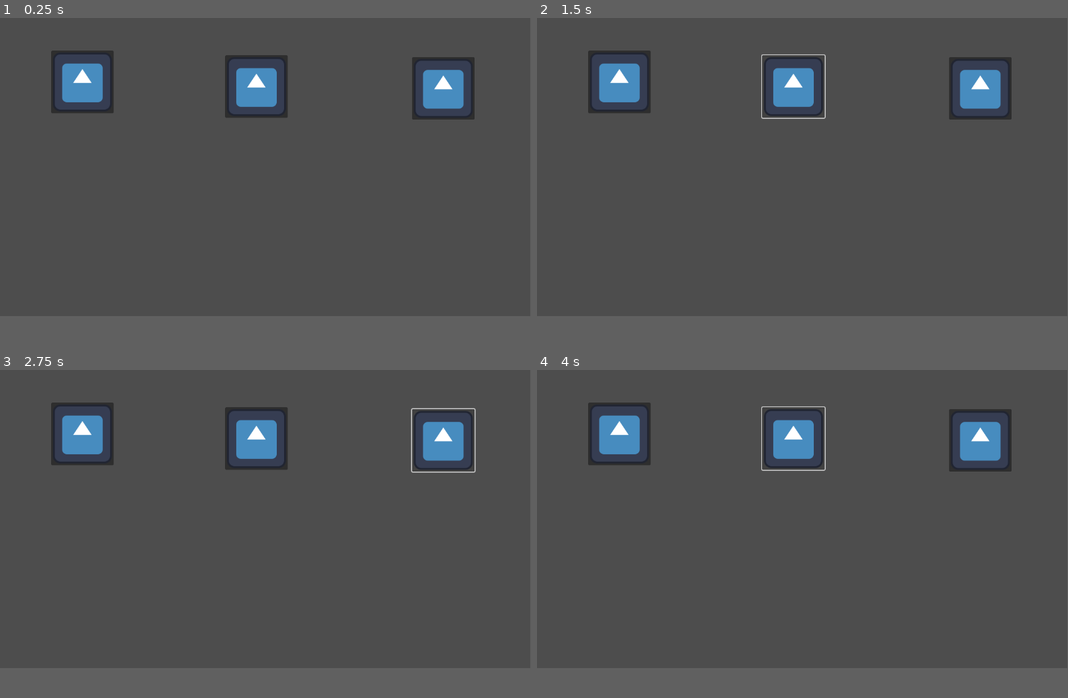
Above: before the commit, frames 1-4 (two rows, left to right).
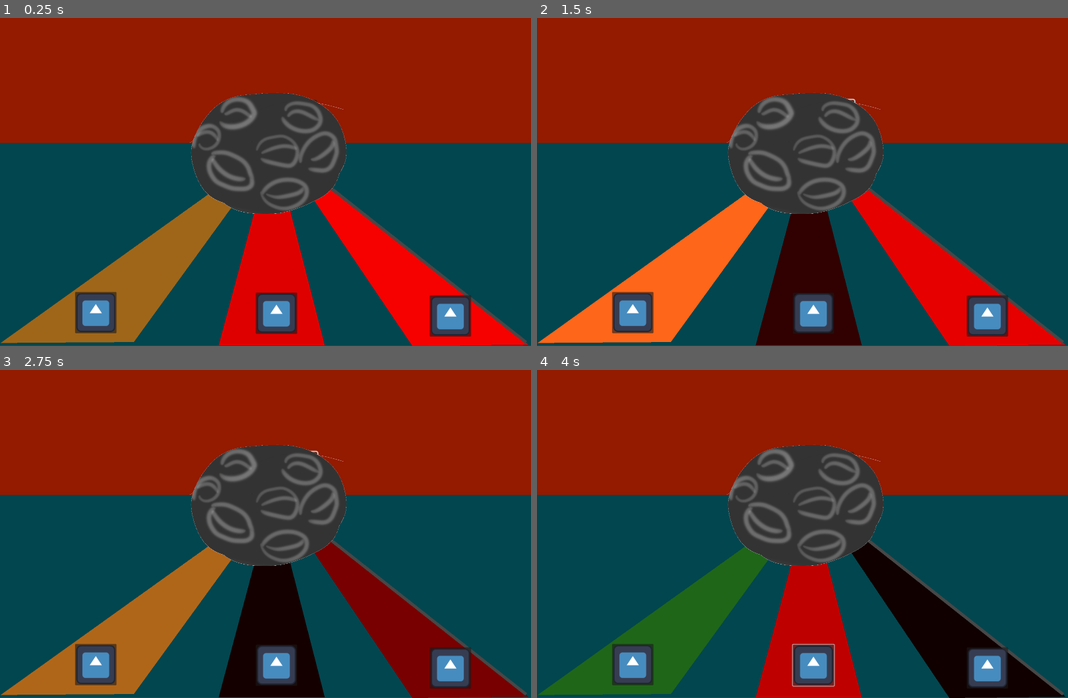
Above: after the commit, the same moments.

Repository: Pablo7776/AXION
Game: Godot game, scene res://escenas/ejemploBasico.tscn
Same seed, same stepped clock (60 frames per second), same inputs: the game is played once before the commit and once after it. The engine's default icon, where the game draws it, is replaced by a stand-in: a white triangle on a blue panel in a dark square.
Inputs (mouse positions are in pixels of both pictures, inside the frame that each line leads up to; where the layout moved, square brackets give the same spot in the first picture):
- Up to frame 1 (0.25 s): no input
- Up to frame 2 (1.5 s): click (813, 129) [621, 80] at 0.5 s; click (558, 149) [791, 86] at 1.25 s
- Up to frame 3 (2.75 s): click (398, 576) [440, 438] at 2 s
- Up to frame 4 (4 s): click (632, 638) [791, 438] at 2.75 s; click (813, 638) [791, 438] at 3.5 s
In our replay, the window is 799x449 before the commit and 800x494 after it. These sizes can differ from the game's own. Grey fills any space a smaller window leaves; there, only what the larger window draws over its background counts as a difference.

The runs differ from the first frame. In frame 1, 92% of the frame differs, in the area x 0-100%, y 0-100%; in frame 2, 92%; in frame 3, 92%; in frame 4, 92%.

Commit message:
prototipo2

Diff:
--- /dev/null
+++ b/PROTOTIPO2/escenas/Bolita.tscn
@@ -0,0 +1,16 @@
+[gd_scene load_steps=4 format=3 uid="uid://bsmscx8441l7t"]
+
+[ext_resource type="Script" uid="uid://0ugwblm3fuf1" path="res://PROTOTIPO2/scripts/bolitas.gd" id="1_apfb5"]
+[ext_resource type="Texture2D" uid="uid://dq174apvbno6h" path="res://icon.svg" id="2_nh0e5"]
+
+[sub_resource type="CircleShape2D" id="CircleShape2D_1v6jn"]
+radius = 39.2046
+
+[node name="Bolita" type="Area2D"]
+script = ExtResource("1_apfb5")
+
+[node name="CollisionShape2D" type="CollisionShape2D" parent="."]
+shape = SubResource("CircleShape2D_1v6jn")
+
+[node name="Sprite2D" type="Sprite2D" parent="."]
+texture = ExtResource("2_nh0e5")
--- /dev/null
+++ b/PROTOTIPO2/escenas/main.tscn
@@ -0,0 +1,33 @@
+[gd_scene load_steps=5 format=3 uid="uid://ifprnft5fay1"]
+
+[ext_resource type="Script" uid="uid://bjgw13kbaumtk" path="res://PROTOTIPO2/scripts/main.gd" id="1_7ngdm"]
+[ext_resource type="Texture2D" uid="uid://dq174apvbno6h" path="res://icon.svg" id="2_qjvgp"]
+[ext_resource type="AudioStream" uid="uid://bphxavhbwt5eh" path="res://assets/425556__t_roy_920__rock-808-beat.mp3" id="3_ww5mo"]
+
+[sub_resource type="RectangleShape2D" id="RectangleShape2D_h0ro7"]
+size = Vector2(1267, 153)
+
+[node name="Main" type="Node2D"]
+script = ExtResource("1_7ngdm")
+
+[node name="Spawner" type="Marker2D" parent="."]
+position = Vector2(1000, 100)
+
+[node name="Linea" type="Area2D" parent="."]
+
+[node name="CollisionShape2D" type="CollisionShape2D" parent="Linea"]
+position = Vector2(1074, 849)
+shape = SubResource("RectangleShape2D_h0ro7")
+
+[node name="Sprite2D" type="Sprite2D" parent="Linea"]
+position = Vector2(1066, 851)
+scale = Vector2(9.85547, 1.17969)
+texture = ExtResource("2_qjvgp")
+
+[node name="Bolitas" type="Node2D" parent="."]
+
+[node name="Timer" type="Timer" parent="."]
+wait_time = 0.8
+
+[node name="Musica" type="AudioStreamPlayer2D" parent="."]
+stream = ExtResource("3_ww5mo")
--- /dev/null
+++ b/PROTOTIPO2/scripts/bolitas.gd
@@ -0,0 +1,11 @@
+extends Area2D
+
+@export var speed: float = 400.0
+
+func _ready():
+	add_to_group("bolita")  # para identificarla luego
+
+func _process(delta):
+	position.y += speed * delta
+	if position.y > 2000:  # elimínala si baja mucho
+		queue_free()
--- /dev/null
+++ b/PROTOTIPO2/scripts/main.gd
@@ -0,0 +1,49 @@
+extends Node2D
+
+@onready var spawner = $Spawner
+@onready var timer = $Timer
+@onready var bolitas_contenedor = $Bolitas
+@onready var musica = $Musica
+@onready var linea = $Linea
+
+var bolita_scene := preload("res://PROTOTIPO2/escenas/Bolita.tscn")
+var bolitas_en_linea := []
+
+func _ready():
+	# conectar señales
+	timer.timeout.connect(Callable(self, "_on_timer_timeout"))
+	linea.area_entered.connect(Callable(self, "_on_linea_area_entered"))
+	linea.area_exited.connect(Callable(self, "_on_linea_area_exited"))
+
+	# arrancar spawner y música (si hay)
+	timer.start()
+	if musica.stream:
+		musica.play()
+
+func _on_timer_timeout():
+	var bolita = bolita_scene.instantiate()
+	# usar posición global del spawner para que coincida con la cámara/escala
+	bolita.global_position = spawner.global_position
+	bolitas_contenedor.add_child(bolita)
+
+func _on_linea_area_entered(area):
+	# area es el Area2D que entró en la línea (esperamos que sea una 'bolita')
+	if area.is_in_group("bolita"):
+		# prevenir duplicados
+		if not (area in bolitas_en_linea):
+			bolitas_en_linea.append(area)
+
+func _on_linea_area_exited(area):
+	if area in bolitas_en_linea:
+		bolitas_en_linea.erase(area)
+
+func _input(event):
+	if event.is_action_pressed("hit"):
+		if bolitas_en_linea.size() > 0:
+			# acierta la primera (podés afinar la lógica: el más cercano, el más nuevo, etc.)
+			var target = bolitas_en_linea[0]
+			target.queue_free()
+			bolitas_en_linea.erase(target)
+			print("¡ACIERTAS!")
+		else:
+			print("MISS")
--- a/escenas/ejemploBasico.tscn
+++ b/escenas/ejemploBasico.tscn
@@ -1,38 +1,31 @@
-[gd_scene load_steps=4 format=3 uid="uid://bsau8jswy76la"]
+[gd_scene load_steps=5 format=3 uid="uid://bsau8jswy76la"]
 
 [ext_resource type="Script" uid="uid://b4jvm64bxbuyi" path="res://scripts/ejemplo_basico.gd" id="1_xkqc8"]
 [ext_resource type="Texture2D" uid="uid://dq174apvbno6h" path="res://icon.svg" id="2_4expk"]
 [ext_resource type="AudioStream" uid="uid://bphxavhbwt5eh" path="res://assets/425556__t_roy_920__rock-808-beat.mp3" id="3_4expk"]
+[ext_resource type="Texture2D" uid="uid://ddbjwtdmmrndy" path="res://assets/png boceto basico del mimido.png" id="4_kc1pj"]
 
 [node name="Control" type="Control"]
 layout_mode = 3
 anchors_preset = 0
-offset_right = 1153.0
-offset_bottom = 650.0
+offset_right = 1743.0
+offset_bottom = 1093.0
 script = ExtResource("1_xkqc8")
 
-[node name="Button" type="Button" parent="."]
+[node name="Button6" type="Button" parent="."]
 layout_mode = 0
-offset_left = 111.0
-offset_top = 71.0
-offset_right = 247.0
-offset_bottom = 207.0
-icon = ExtResource("2_4expk")
-
-[node name="Button2" type="Button" parent="."]
-layout_mode = 0
-offset_left = 489.0
-offset_top = 81.0
-offset_right = 625.0
-offset_bottom = 217.0
+offset_left = 8.0
+offset_top = 405.0
+offset_right = 144.0
+offset_bottom = 541.0
 icon = ExtResource("2_4expk")
 
 [node name="Button3" type="Button" parent="."]
 layout_mode = 0
-offset_left = 895.0
-offset_top = 85.0
-offset_right = 1031.0
-offset_bottom = 221.0
+offset_left = 1245.0
+offset_top = 686.0
+offset_right = 1381.0
+offset_bottom = 822.0
 icon = ExtResource("2_4expk")
 
 [node name="AudioStreamPlayer" type="AudioStreamPlayer" parent="."]
@@ -46,6 +39,81 @@
 stream = ExtResource("3_4expk")
 pitch_scale = 1.75
 
+[node name="ColorRect" type="ColorRect" parent="."]
+layout_mode = 0
+offset_left = -74.0
+offset_right = 2058.0
+offset_bottom = 413.0
+color = Color(0.581292, 0.101683, 4.81308e-08, 1)
+
+[node name="ColorRect2" type="ColorRect" parent="."]
+layout_mode = 0
+offset_left = -68.0
+offset_top = 412.0
+offset_right = 2064.0
+offset_bottom = 1079.0
+color = Color(0.00830946, 0.275209, 0.310092, 1)
+
+[node name="Polygon2D" type="Polygon2D" parent="ColorRect2"]
+polygon = PackedVector2Array(977, 8, 70, 658, 508, 655)
+
+[node name="Polygon2D2" type="Polygon2D" parent="ColorRect2"]
+position = Vector2(68, -412)
+color = Color(0.760999, 0.760999, 0.760999, 1)
+polygon = PackedVector2Array(905, 411, 1738, 1076, 1356, 1080)
+
+[node name="Polygon2D3" type="Polygon2D" parent="ColorRect2"]
+position = Vector2(96.528, -405.332)
+scale = Vector2(0.959808, 0.983776)
+polygon = PackedVector2Array(905, 411, 719.386, 1089, 1083, 1089)
+
+[node name="Line2D" type="Line2D" parent="."]
+visible = false
+points = PackedVector2Array(907, 415, 0, 1078)
+default_color = Color(0.309385, 0.309385, 0.309385, 1)
+
+[node name="Button" type="Button" parent="."]
+layout_mode = 0
+offset_left = 771.0
+offset_top = 270.0
+offset_right = 907.0
+offset_bottom = 406.0
+scale = Vector2(2, 2)
+icon = ExtResource("2_4expk")
+
+[node name="Line2D2" type="Line2D" parent="."]
+points = PackedVector2Array(905, 415, 1730, 1068)
+default_color = Color(0.277528, 0.277528, 0.277528, 1)
+
+[node name="Button2" type="Button" parent="Line2D2"]
+offset_left = 247.0
+offset_top = 902.0
+offset_right = 383.0
+offset_bottom = 1038.0
+icon = ExtResource("2_4expk")
+
+[node name="Button4" type="Button" parent="Line2D2"]
+offset_left = 841.0
+offset_top = 904.0
+offset_right = 977.0
+offset_bottom = 1040.0
+icon = ExtResource("2_4expk")
+
+[node name="Button5" type="Button" parent="Line2D2"]
+offset_left = 1413.0
+offset_top = 913.0
+offset_right = 1549.0
+offset_bottom = 1049.0
+icon = ExtResource("2_4expk")
+
+[node name="Sprite2D" type="Sprite2D" parent="."]
+position = Vector2(882, 446)
+scale = Vector2(0.242281, 0.235079)
+texture = ExtResource("4_kc1pj")
+
+[connection signal="pressed" from="Button6" to="." method="_on_button_2_pressed"]
+[connection signal="pressed" from="Button3" to="." method="_on_button_3_pressed"]
 [connection signal="pressed" from="Button" to="." method="_on_button_pressed"]
-[connection signal="pressed" from="Button2" to="." method="_on_button_2_pressed"]
-[connection signal="pressed" from="Button3" to="." method="_on_button_3_pressed"]
+[connection signal="pressed" from="Line2D2/Button2" to="." method="_on_button_2_pressed"]
+[connection signal="pressed" from="Line2D2/Button4" to="." method="_on_button_2_pressed"]
+[connection signal="pressed" from="Line2D2/Button5" to="." method="_on_button_2_pressed"]
--- a/project.godot
+++ b/project.godot
@@ -15,6 +15,26 @@
 config/features=PackedStringArray("4.4", "GL Compatibility")
 config/icon="res://icon.svg"
 
+[display]
+
+window/size/viewport_width=1746
+window/size/viewport_height=1080
+window/size/mode=3
+window/size/borderless=true
+window/size/window_width_override=1746
+window/size/window_height_override=1080
+window/frame_pacing/android/enable_frame_pacing=false
+window/stretch/mode="viewport"
+window/stretch/scale_mode="integer"
+
+[input]
+
+hit={
+"deadzone": 0.2,
+"events": [Object(InputEventKey,"resource_local_to_scene":false,"resource_name":"","device":-1,"window_id":0,"alt_pressed":false,"shift_pressed":false,"ctrl_pressed":false,"meta_pressed":false,"pressed":false,"keycode":0,"physical_keycode":32,"key_label":0,"unicode":32,"location":0,"echo":false,"script":null)
+]
+}
+
 [rendering]
 
 renderer/rendering_method="gl_compatibility"
--- a/scripts/ejemplo_basico.gd
+++ b/scripts/ejemplo_basico.gd
@@ -1,17 +1,52 @@
 extends Control
-
 
 @onready var audio_do = $AudioStreamPlayer
 @onready var audio_re = $AudioStreamPlayer2
 @onready var audio_mi = $AudioStreamPlayer3
 
+var r = 1.0
+var g = 0.4
+var b = 0.1
+
+var r2 = 1.0
+var g2 = 0.0
+var b2 = 0.0
+
+var r3 = 1.0
+var g3 = 0.0
+var b3 = 0.0
+
+var poly1
+var poly2
+var poly3
+
+var tiempo = 0.0
+
+func _ready():
+	poly1 = $ColorRect2/Polygon2D
+	poly2 = $ColorRect2/Polygon2D2
+	poly3 = $ColorRect2/Polygon2D3
+
+	# Color inicial
+	poly1.color = Color(r, g, b)
+	poly2.color = Color(r2, g2, b2)
+	poly3.color = Color(r3, g3, b3)
+
+func _process(delta):
+	tiempo += delta
+	r = (sin(tiempo) + 1) / 2
+	r2 = (sin(tiempo * 0.8 + 1) + 1) / 2
+	r3 = (sin(tiempo * 1.2 + 2) + 1) / 2
+
+	poly1.color = Color(r, g, b)
+	poly2.color = Color(r2, g2, b2)
+	poly3.color = Color(r3, g3, b3)
+
 func _on_button_pressed() -> void:
 	audio_do.play()
-
 
 func _on_button_2_pressed() -> void:
 	audio_re.play()
 
-
 func _on_button_3_pressed() -> void:
 	audio_mi.play()
Not shown, added: PROTOTIPO2/scripts/bolitas.gd.uid
Not shown, added: PROTOTIPO2/scripts/main.gd.uid
Not shown, changed: assets/425556__t_roy_920__rock-808-beat.mp3.import
Not shown, removed: assets/818966__looplicator__87-bpm-industrial-ambient-loop-14440-wav.wav.import
Binary file added: assets/png boceto basico del mimido.png
Not shown, added: assets/png boceto basico del mimido.png.import
Not shown, added: export_presets.cfg
Not shown, changed: assets/818966__looplicator__87-bpm-industrial-ambient-loop-14440-wav.wav
Not shown, added: notasVarias
